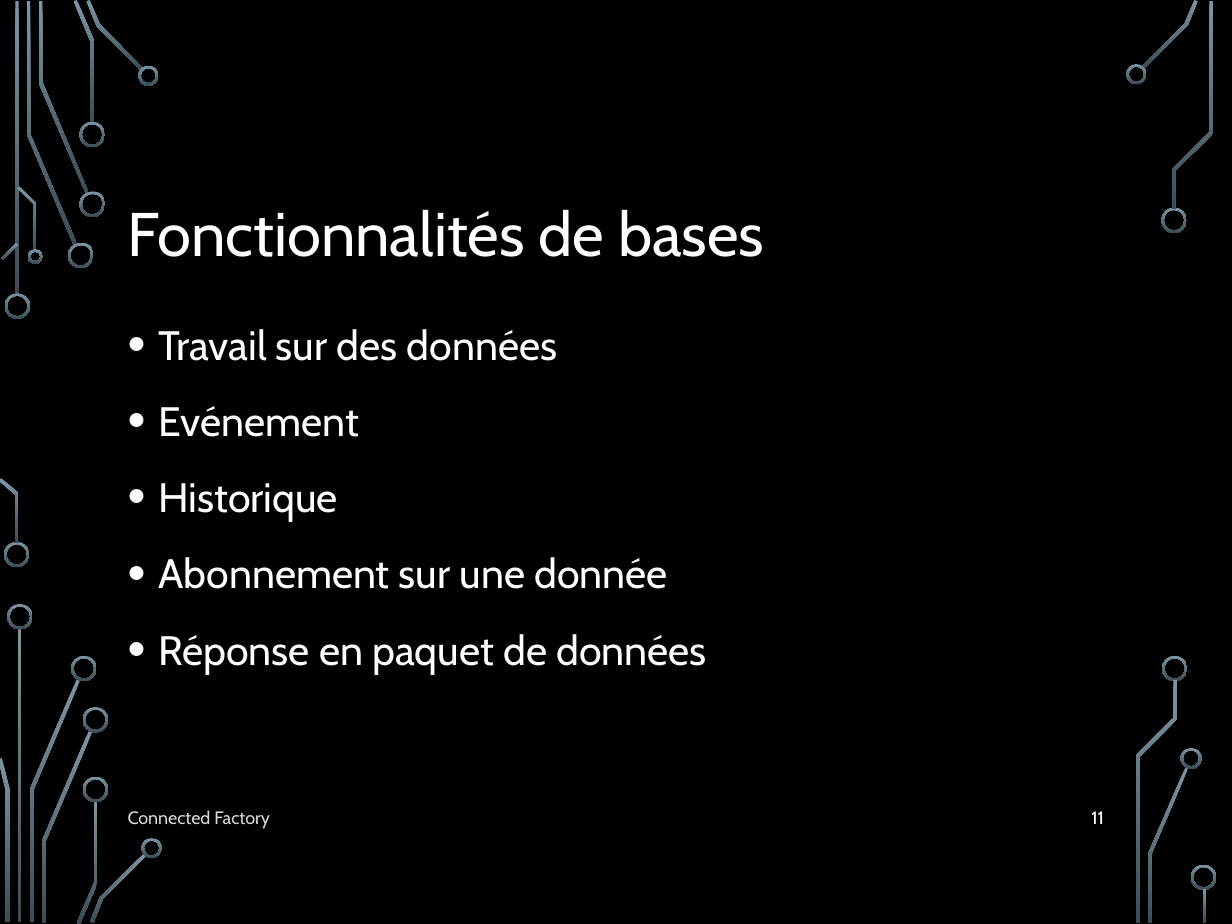
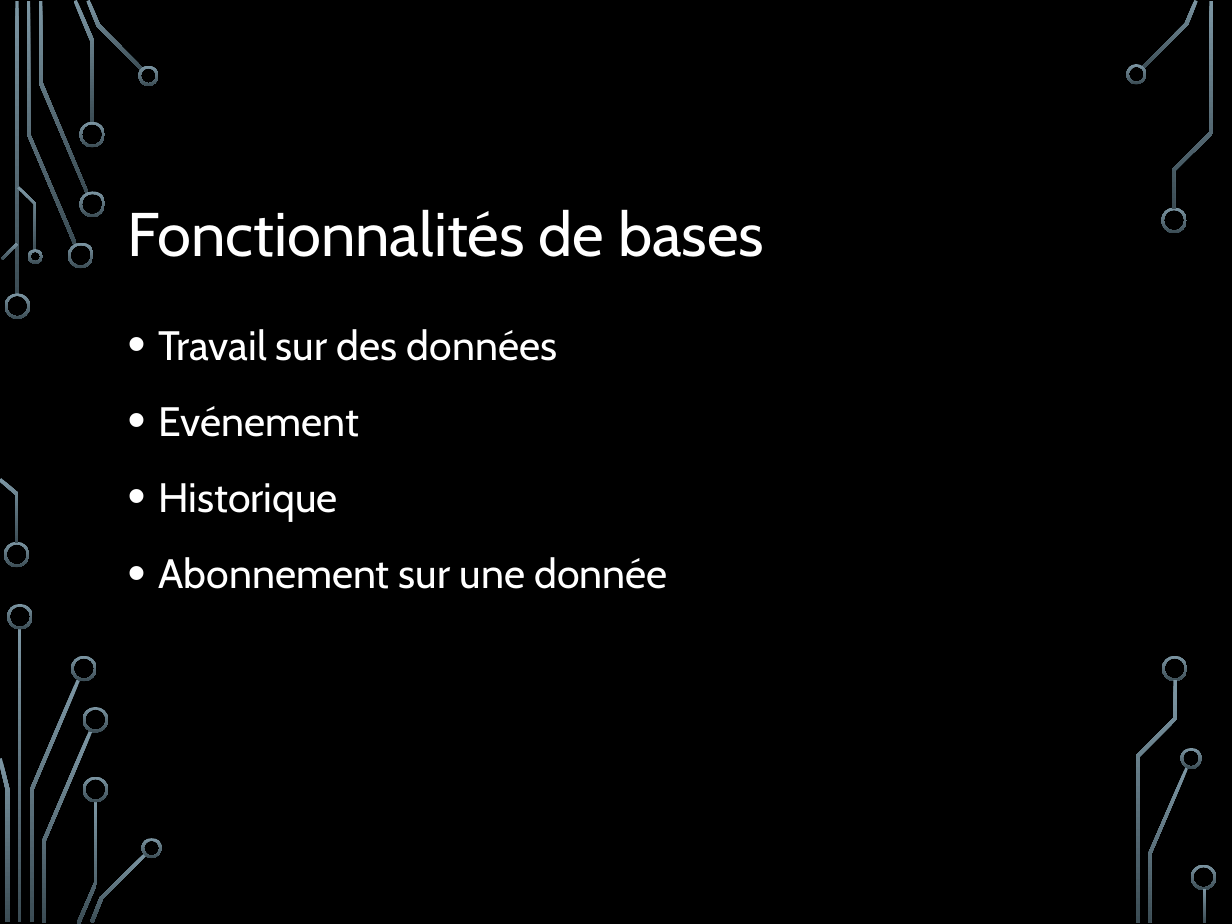
Before and after one commit to thegazou/connected-factory, a slide deck: slide 11 of Documentations/Présentation.pptx. Drawn at 1232x924 pixels with LibreOffice and Linux fonts; fonts in the diff are those of the drawing; background and template pictures are left out. Boxes give left, top, right and bottom in pixels: in the first picture for what was removed or moved away, otherwise in the second. Text is boxed around its words. In the diff, an @@ line names an element or a change of style, - is before the commit and + after.

```diff
--- a/Documentations/Présentation.pptx
+++ b/Documentations/Présentation.pptx
@@ text at (x1=158, y1=634, x2=706, y2=675): paragraph removed @@
-• Réponse en paquet de données
@@ text removed at (x1=128, y1=810, x2=270, y2=829) @@
-Connected Factory
@@ page number removed at (x1=1091, y1=811, x2=1104, y2=824) @@
-11
```
Also in this commit, not shown: 19 other slides changed, 9 slides added, 7 slides removed.
